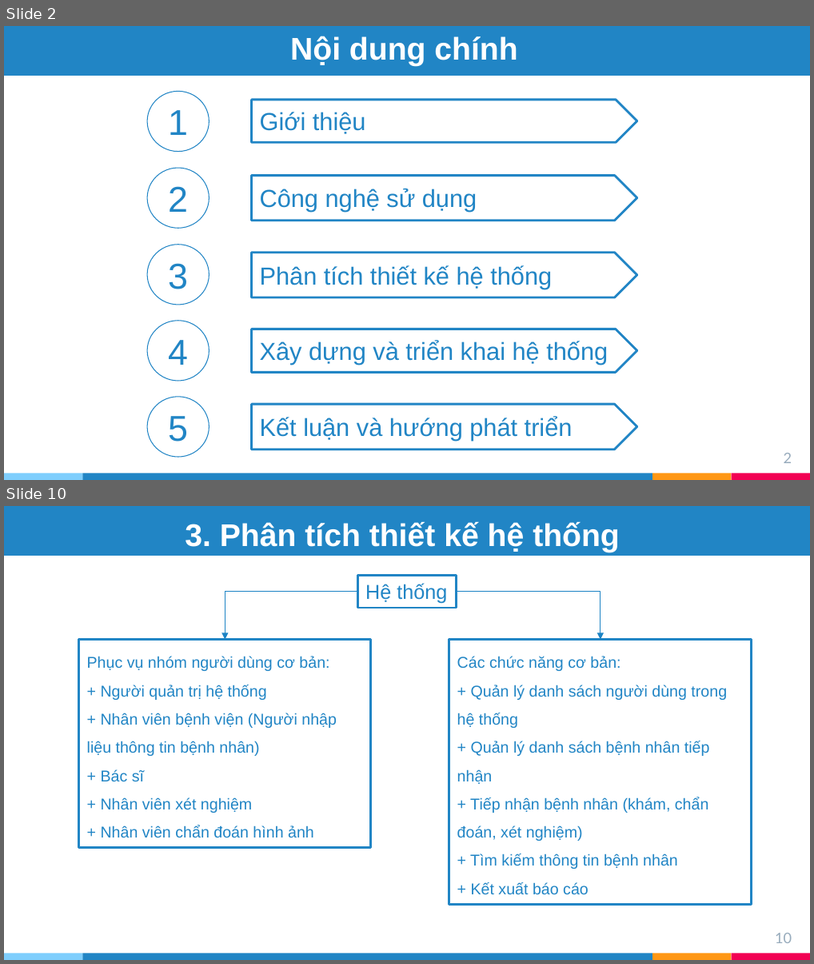
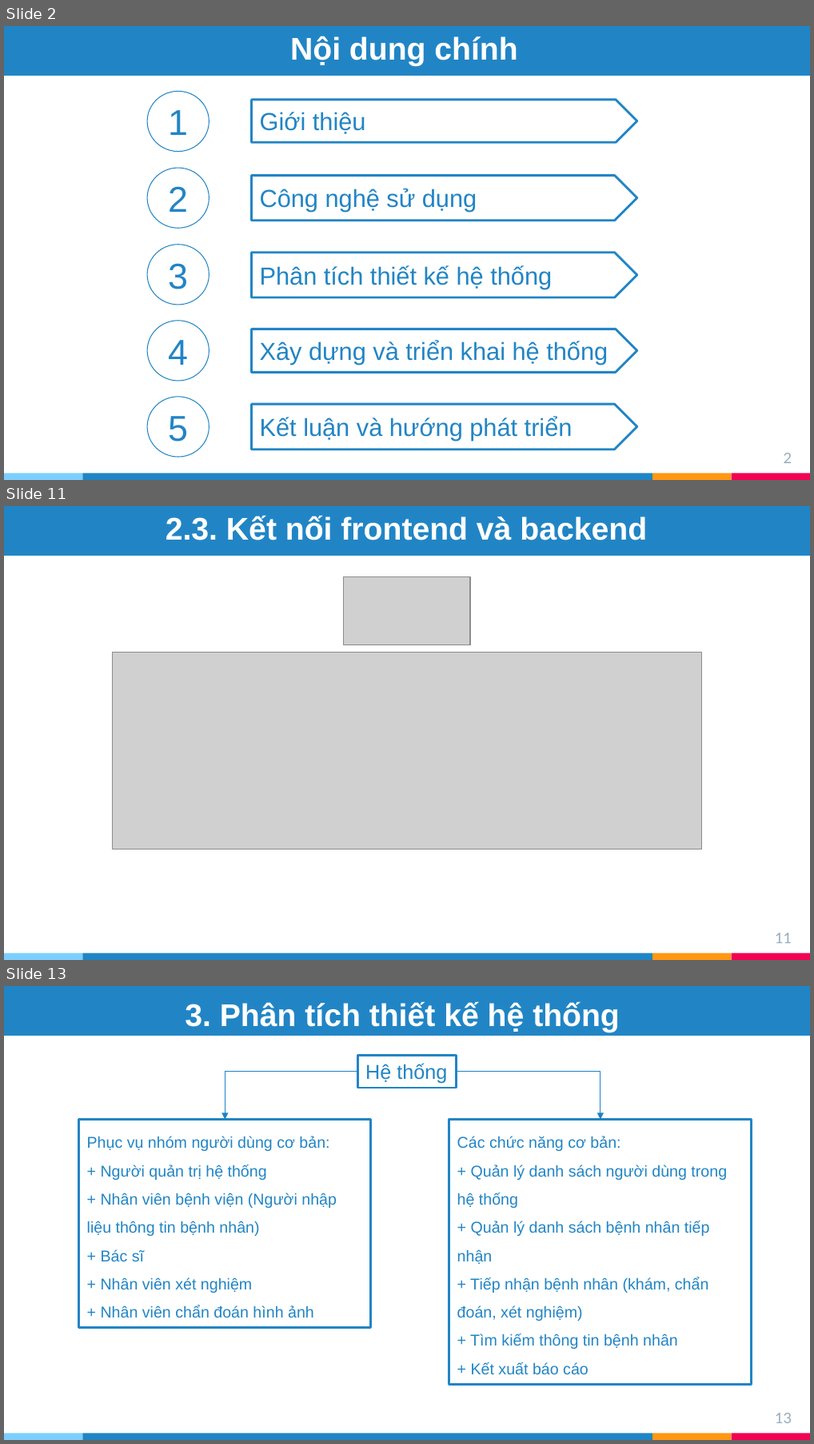
Before and after one commit to tranphuongthao2405/finalproject, a slide deck: report/slide ĐATN - Trần Phương Thảo - 20173383.pptx. Shown one above the other, each under a label of ours: slides 2 and 10 before the commit, slides 2, 11 and 13 after it; the slides between them are not shown. The pictures are 814x964 and 814x1444 pixels, drawn with LibreOffice and Linux fonts; fonts in the diff are those of the drawing; grey boxes stand for pictures. Boxes give left, top, right and bottom in pixels: in the first picture for what was removed or moved away, otherwise in the second. Text is boxed around its words. In the diff, an @@ line names an element or a change of style, - is before the commit and + after.

```diff
--- a/report/slide ĐATN - Trần Phương Thảo - 20173383.pptx
+++ b/report/slide ĐATN - Trần Phương Thảo - 20173383.pptx
@@ slide 11 added at [4, 506, 810, 960], background #FFFFFF; not listed: 4 template elements that a slide beside it also shows @@
@@ rectangle added at [4, 506, 810, 554], fill #2185C5, outline #2185C5 2 pt @@
@@ title added at [166, 516, 647, 540], 28 pt, text #FFFFFF, bold @@
+2.3. Kết nối frontend và backend
@@ picture added at [344, 577, 471, 644] @@
@@ picture added at [112, 652, 702, 848] @@
@@ page number added at [775, 932, 792, 943], 13 pt, text #97ABBC @@
+11
@@ what was slide 10 is now slide 13 @@
@@ page number at [775, 1412, 792, 1423]: text changed @@
-10
+13
```
Also in this commit, not shown: 10 slides changed, 3 other slides added, 2 slides removed, 1 other file.
